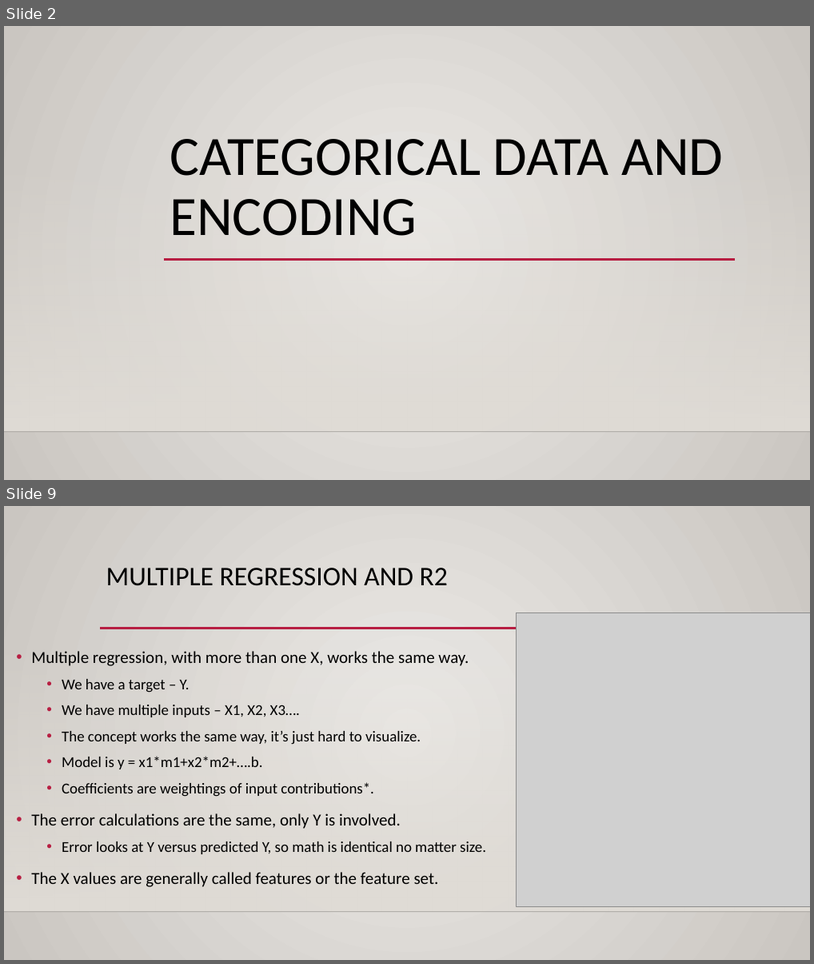
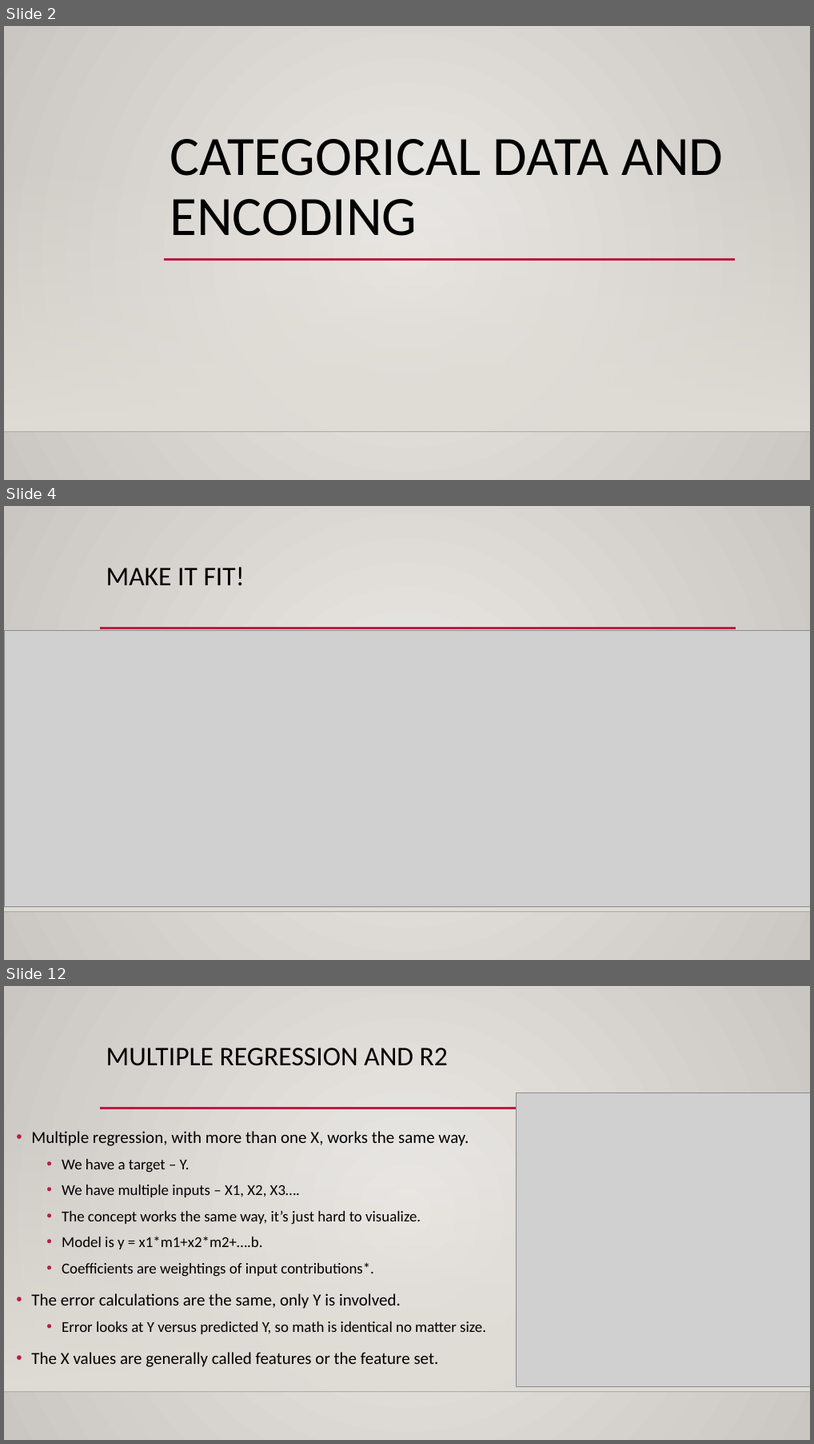
Before and after one commit to AkeemSemperDataScience/Basic_Stats_in_Python_Student_Repository, a slide deck: reference_material/slides/022_encoding.pptx. Shown one above the other, each under a label of ours: slides 2 and 9 before the commit, slides 2, 4 and 12 after it; the slides between them are not shown. The pictures are 814x964 and 814x1444 pixels, drawn with LibreOffice and Linux fonts; fonts in the diff are those of the drawing; grey boxes stand for pictures; background and template pictures are left out. Boxes give left, top, right and bottom in pixels: in the first picture for what was removed or moved away, otherwise in the second. Text is boxed around its words. In the diff, an @@ line names an element or a change of style, - is before the commit and + after.

```diff
--- a/reference_material/slides/022_encoding.pptx
+++ b/reference_material/slides/022_encoding.pptx
@@ slide 4 added at [4,506,810,960], background gradient #ECEAE7 to #CAC7C1; not listed: 3 template elements that a slide beside it also shows @@
@@ title added at [106,567,245,585], 32 pt, text #000000 @@
+MAKE IT FIT!
@@ picture added at [4,631,810,907] @@
@@ what was slide 9 is now slide 12 @@
```
Also in this commit, not shown: 11 slides changed, 4 other slides added, 22 other files.
